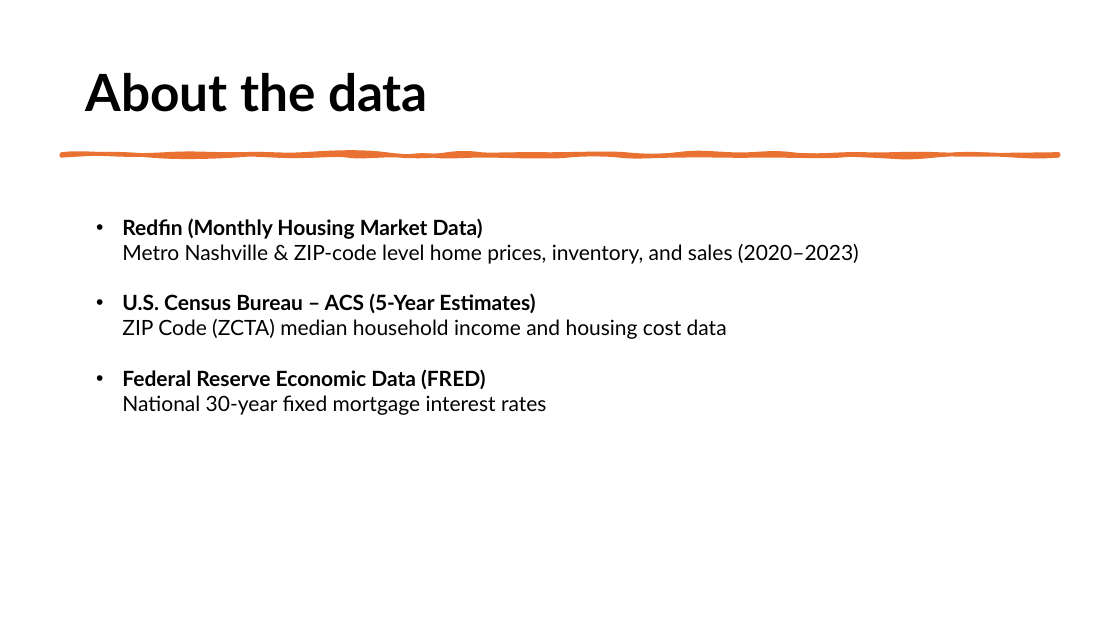
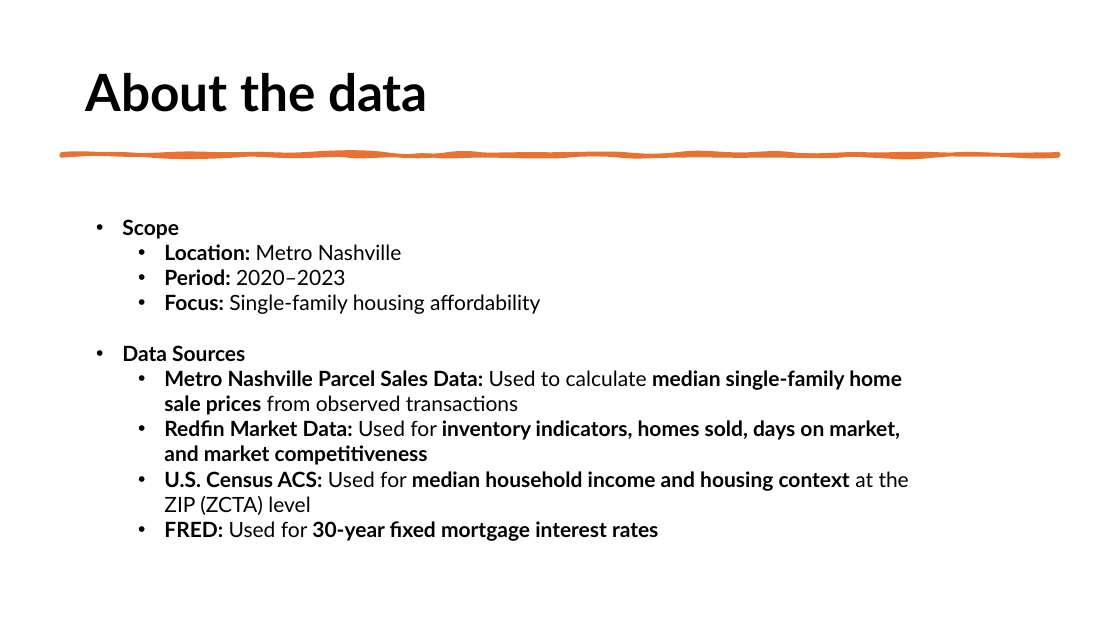
Before and after one commit to lukemgaff/Capstone-Project, a slide deck: slide 4 of Capstone(Nashville Housing).pptx. Drawn at 1120x630 pixels with LibreOffice and Linux fonts; fonts in the diff are those of the drawing. Boxes give left, top, right and bottom in pixels: in the first picture for what was removed or moved away, otherwise in the second. Text is boxed around its words. In the diff, an @@ line names an element or a change of style, - is before the commit and + after.

```diff
--- a/Capstone(Nashville Housing).pptx
+++ b/Capstone(Nashville Housing).pptx
@@ text at (122, 219, 909, 541): text changed; bold on @@
-• Redfin (Monthly Housing Market Data)
-  Metro Nashville & ZIP-code level home prices, inventory, and sales (2020–2023)
-• U.S. Census Bureau – ACS (5-Year Estimates)
-  ZIP Code (ZCTA) median household income and housing cost data
-• Federal Reserve Economic Data (FRED)
-  National 30-year fixed mortgage interest rates
+• Scope
+  • Location: Metro Nashville
+  • Period: 2020–2023
+  • Focus: Single-family housing affordability
+• Data Sources
+  • Metro Nashville Parcel Sales Data: Used to calculate median single-family home sale prices from observed transactions
+  • Redfin Market Data: Used for inventory indicators, homes sold, days on market, and market competitiveness
+  • U.S. Census ACS: Used for median household income and housing context at the ZIP (ZCTA) level
+  • FRED: Used for 30-year fixed mortgage interest rates
```
Also in this commit, not shown: 10 other slides changed, 1 slide added, 18 other files.
